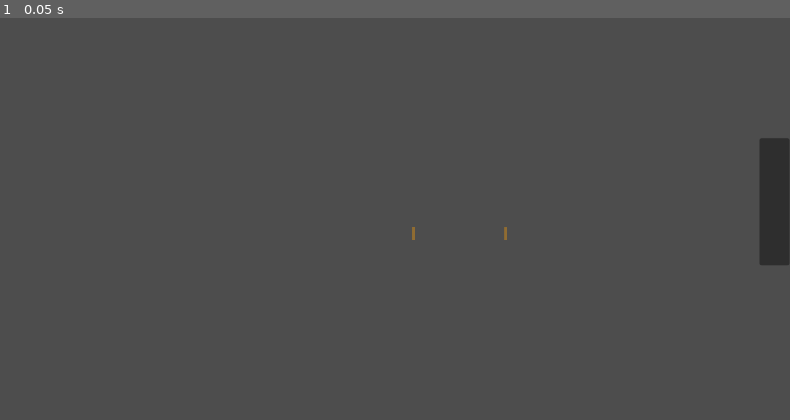
Above: before the commit, frame 1.
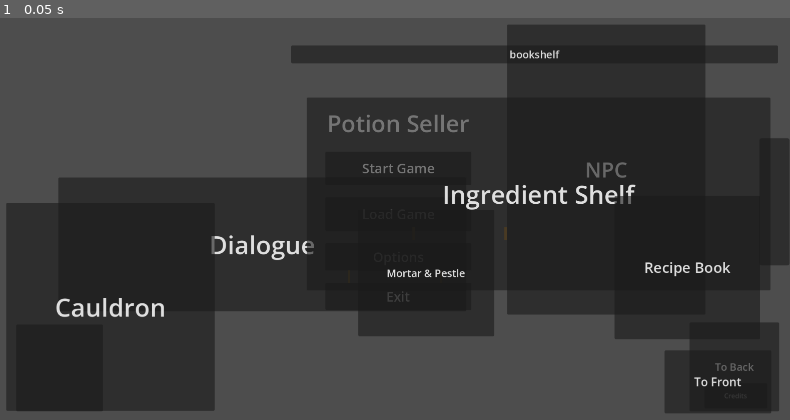
Above: after the commit, the same moment.

Repository: SuperNar3k/GameName-Game-Jam-2026
Game: Godot game, scene res://Scenes/main.tscn
Two runs of this game, one before a commit and one after it. Both use one fixed random seed, a clock stepped at 60 frames per second and the inputs below.
Inputs:
- Up to frame 1 (0.05 s): no input

The runs differ from the first frame. In frame 1, 60% of the frame differs, in the area x 0-99%, y 1-99%.

Commit message:
script expirement

Diff:
--- a/gngj/Scenes/quest.tscn
+++ b/gngj/Scenes/quest.tscn
@@ -1,6 +1,3 @@
 [gd_scene format=3 uid="uid://bilkv4kot3gai"]
 
-[ext_resource type="Script" uid="uid://d2a3vghik0wbo" path="res://scrips/quest.gd" id="1_nt16b"]
-
 [node name="quest" type="Node" unique_id=1041436733]
-script = ExtResource("1_nt16b")
--- a/gngj/Scenes/ui.tscn
+++ b/gngj/Scenes/ui.tscn
@@ -1,51 +1,4 @@
 [gd_scene format=3 uid="uid://5p73ychobdgw"]
-
-[ext_resource type="Script" uid="uid://o213up71grc5" path="res://Scenes/handle.gd" id="3_nf4gj"]
-[ext_resource type="Script" uid="uid://dw6j2oodrgabb" path="res://Scenes/animation_player.gd" id="4_2246s"]
-
-[sub_resource type="StyleBoxFlat" id="StyleBoxFlat_wviqb"]
-bg_color = Color(0.30905545, 0.21911901, 0.10415764, 1)
-border_width_left = 2
-border_width_top = 2
-border_width_right = 2
-border_width_bottom = 2
-border_color = Color(0.55558795, 0.3960532, 0.1916596, 1)
-corner_radius_top_left = 16
-corner_radius_top_right = 16
-corner_radius_bottom_right = 16
-corner_radius_bottom_left = 16
-shadow_size = 12
-
-[sub_resource type="Animation" id="Animation_qdvrb"]
-resource_name = "Drawer_Open"
-length = 2.0
-tracks/0/type = "value"
-tracks/0/imported = false
-tracks/0/enabled = true
-tracks/0/path = NodePath(".:position")
-tracks/0/interp = 1
-tracks/0/loop_wrap = true
-tracks/0/keys = {
-"times": PackedFloat32Array(0, 2),
-"transitions": PackedFloat32Array(1, 1),
-"update": 0,
-"values": [Vector2(869.99994, -1), Vector2(-3, -1)]
-}
-
-[sub_resource type="Animation" id="Animation_nf4gj"]
-length = 0.001
-tracks/0/type = "value"
-tracks/0/imported = false
-tracks/0/enabled = true
-tracks/0/path = NodePath(".:position")
-tracks/0/interp = 1
-tracks/0/loop_wrap = true
-tracks/0/keys = {
-"times": PackedFloat32Array(0),
-"transitions": PackedFloat32Array(1),
-"update": 0,
-"values": [Vector2(869.99994, -1)]
-}
 
 [node name="ui" type="Control" unique_id=1513356]
 layout_mode = 3
@@ -56,7 +9,6 @@
 grow_vertical = 2
 
 [node name="MainMenu" type="Control" parent="." unique_id=1354610217]
-visible = false
 anchors_preset = 0
 offset_right = 40.0
 offset_bottom = 40.0
@@ -100,18 +52,6 @@
 theme_override_font_sizes/font_size = 32
 text = "Load Game"
 
-[node name="Line2D" type="Line2D" parent="MainMenu/CenterContainer/VBoxContainer/LoadButton" unique_id=296993922]
-position = Vector2(0, -1)
-points = PackedVector2Array(57, 65.5, 57, 96.5)
-width = 6.0
-default_color = Color(0.5647059, 0.42352942, 0.19607843, 1)
-
-[node name="Line2D2" type="Line2D" parent="MainMenu/CenterContainer/VBoxContainer/LoadButton" unique_id=2104710165]
-position = Vector2(220, -0.5)
-points = PackedVector2Array(57, 65.5, 57, 96.5)
-width = 6.0
-default_color = Color(0.5647059, 0.42352942, 0.19607843, 1)
-
 [node name="OptionsButton" type="Button" parent="MainMenu/CenterContainer/VBoxContainer" unique_id=1567556011]
 custom_minimum_size = Vector2(350, 65)
 layout_mode = 2
@@ -159,8 +99,19 @@
 layout_mode = 2
 text = "Credits"
 
+[node name="MainMenu_CenterContainer_VBoxContainer_LoadButton#Line2D" type="Line2D" parent="." unique_id=296993922]
+position = Vector2(0, -1)
+points = PackedVector2Array(57, 65.5, 57, 96.5)
+width = 6.0
+default_color = Color(0.5647059, 0.42352942, 0.19607843, 1)
+
+[node name="MainMenu_CenterContainer_VBoxContainer_LoadButton#Line2D2" type="Line2D" parent="." unique_id=2104710165]
+position = Vector2(220, -0.5)
+points = PackedVector2Array(57, 65.5, 57, 96.5)
+width = 6.0
+default_color = Color(0.5647059, 0.42352942, 0.19607843, 1)
+
 [node name="FrontRoom" type="Control" parent="." unique_id=1119590720]
-visible = false
 anchors_preset = 0
 offset_right = 40.0
 offset_bottom = 40.0
@@ -214,7 +165,6 @@
 text = "To Back"
 
 [node name="BackRoom" type="Control" parent="." unique_id=1473907433]
-visible = false
 anchors_preset = 0
 offset_right = 40.0
 offset_bottom = 40.0
@@ -378,7 +328,6 @@
 offset_right = 556.27045
 offset_bottom = 309.74188
 
-
 [node name="Handle" type="Button" parent="GrindingStation/Sprite2D" unique_id=1072961884]
 offset_left = 10.124924
 offset_top = -87.89971
Renamed: gngj/ingredient tray .png -> gngj/assets/background/ingredient tray .png
Not shown, changed: gngj/assets/background/ingredient tray .png.import
